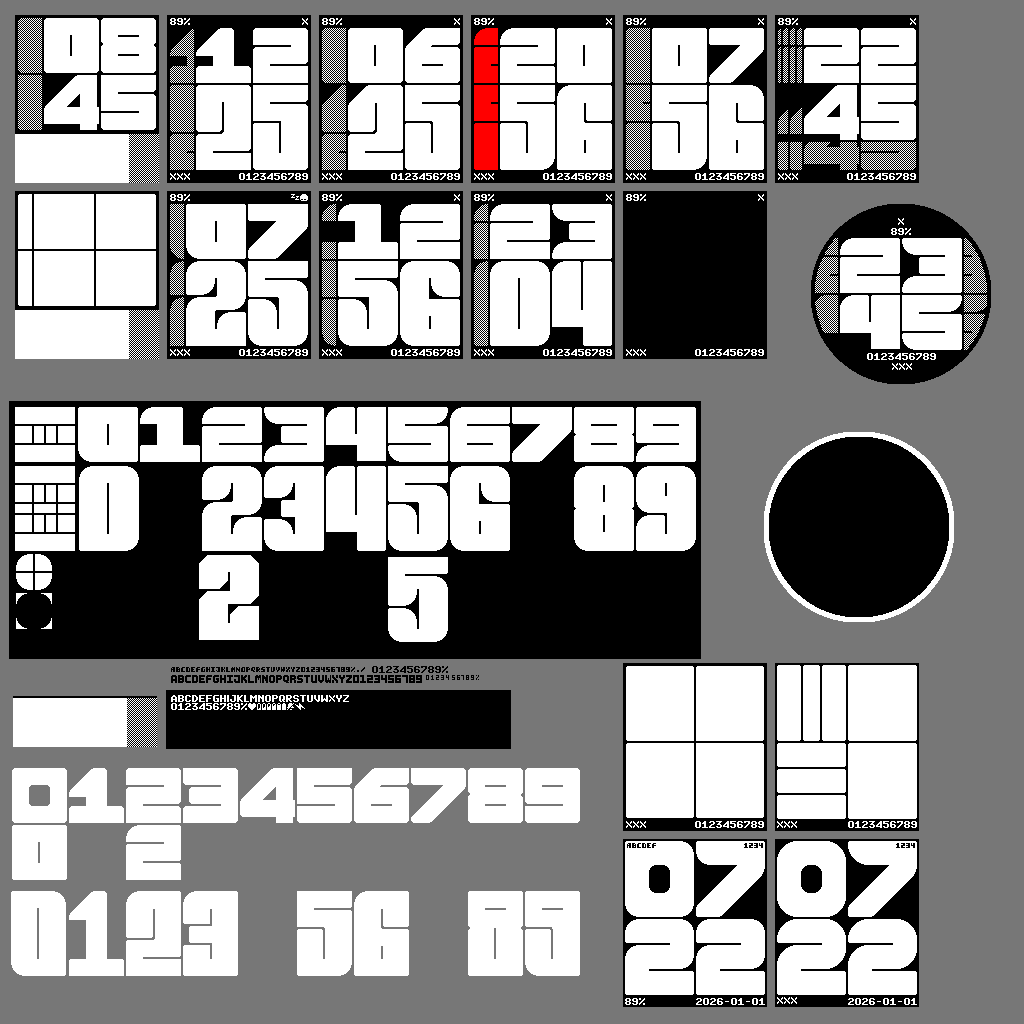
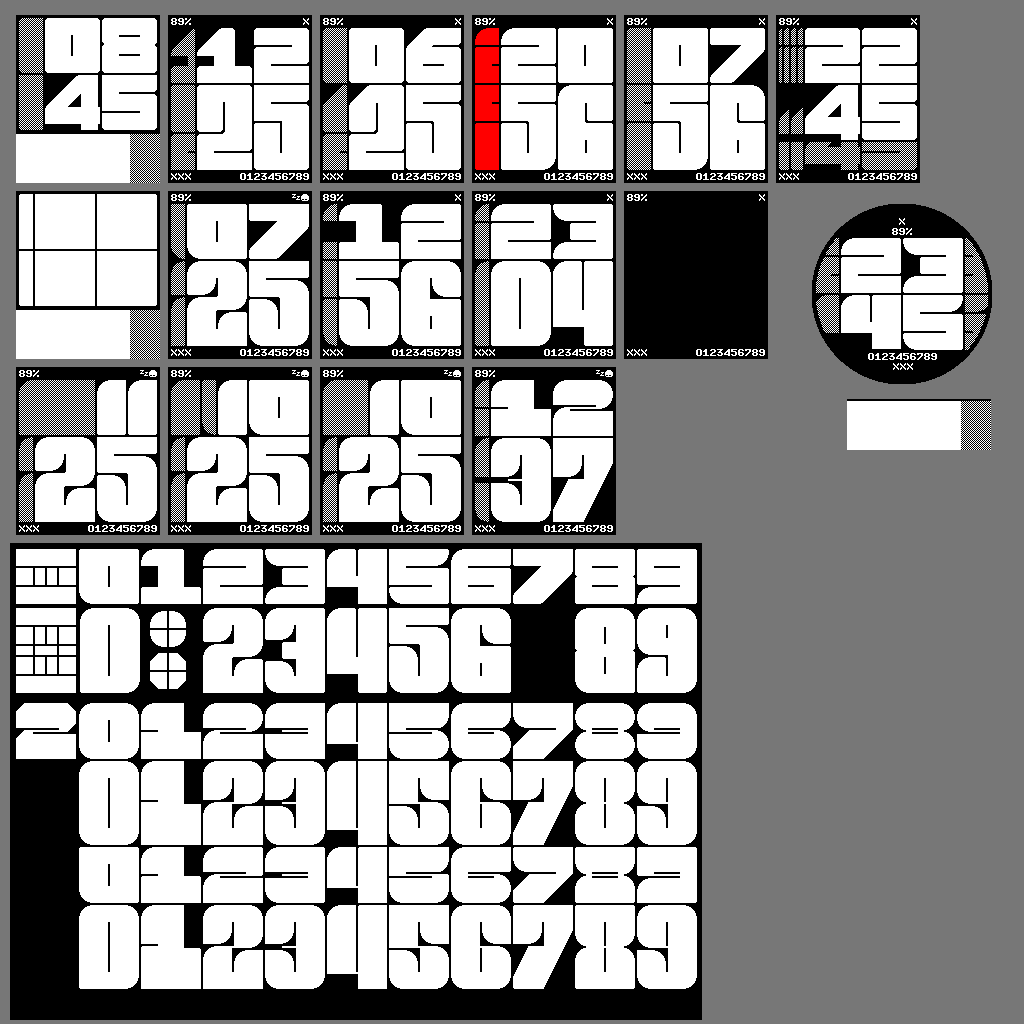
Layer changes from the first 1024x1024 image to the second:
painted on "fg" over bbox(9, 15, 992, 1020)
